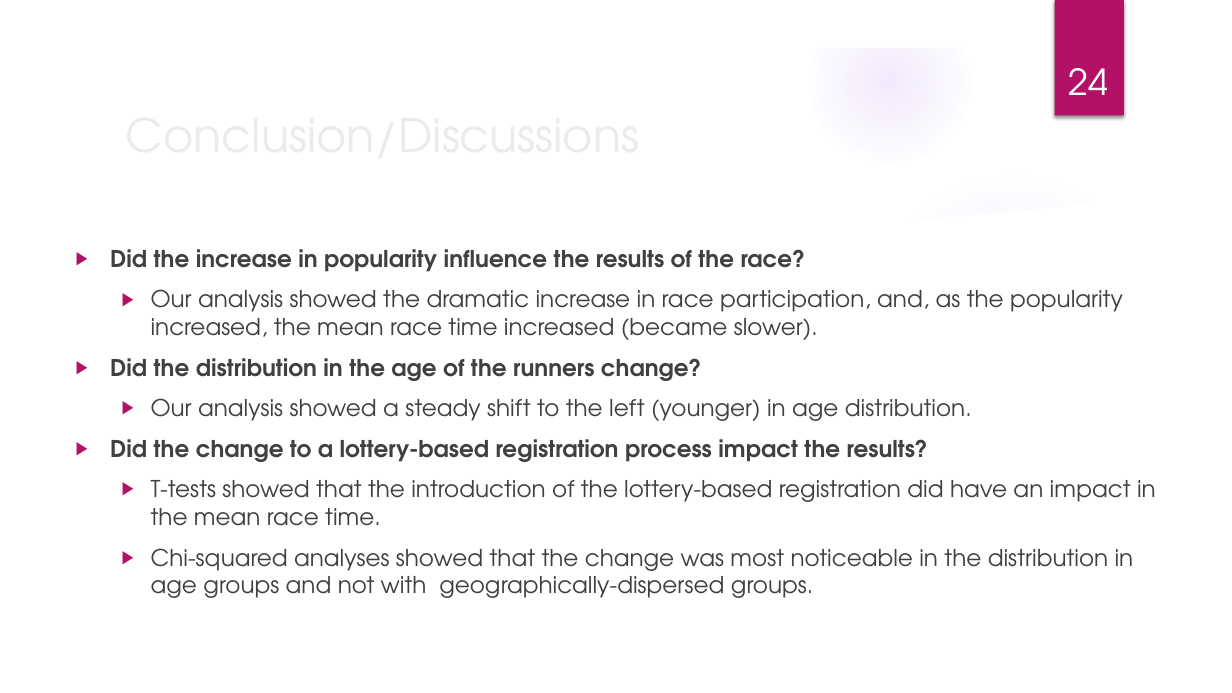
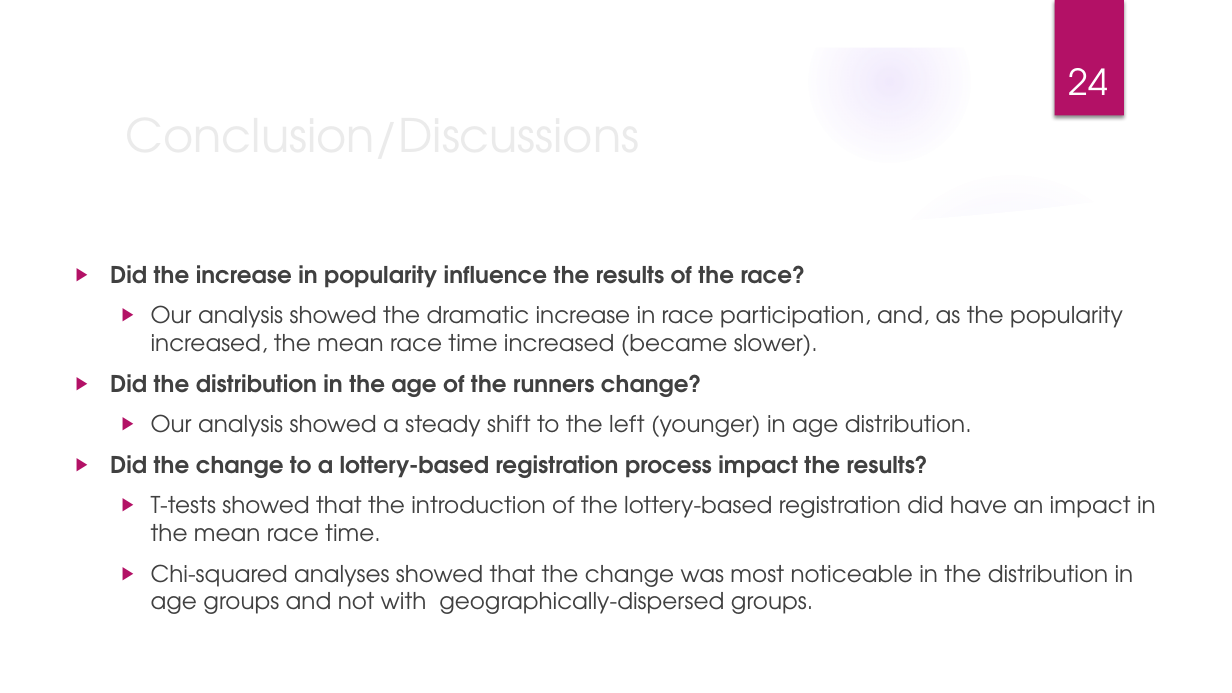
Before and after one commit to elkinst65/QTW_08, a slide deck: slide 24 of infographic.pptx. Drawn at 1232x693 pixels with LibreOffice and Linux fonts; fonts in the diff are those of the drawing; background and template pictures are left out. Boxes give left, top, right and bottom in pixels: in the first picture for what was removed or moved away, otherwise in the second. Text is boxed around its words. In the diff, an @@ line names an element or a change of style, - is before the commit and + after.

```diff
--- a/infographic.pptx
+++ b/infographic.pptx
@@ text "Did the increase in popularity ...": place and size @@
-text "Did the increase in popularity ..." at bbox=[110, 249, 1156, 598]
+text "Did the increase in popularity ..." at bbox=[110, 265, 1156, 614]
```
Also in this commit, not shown: 8 other slides changed.
